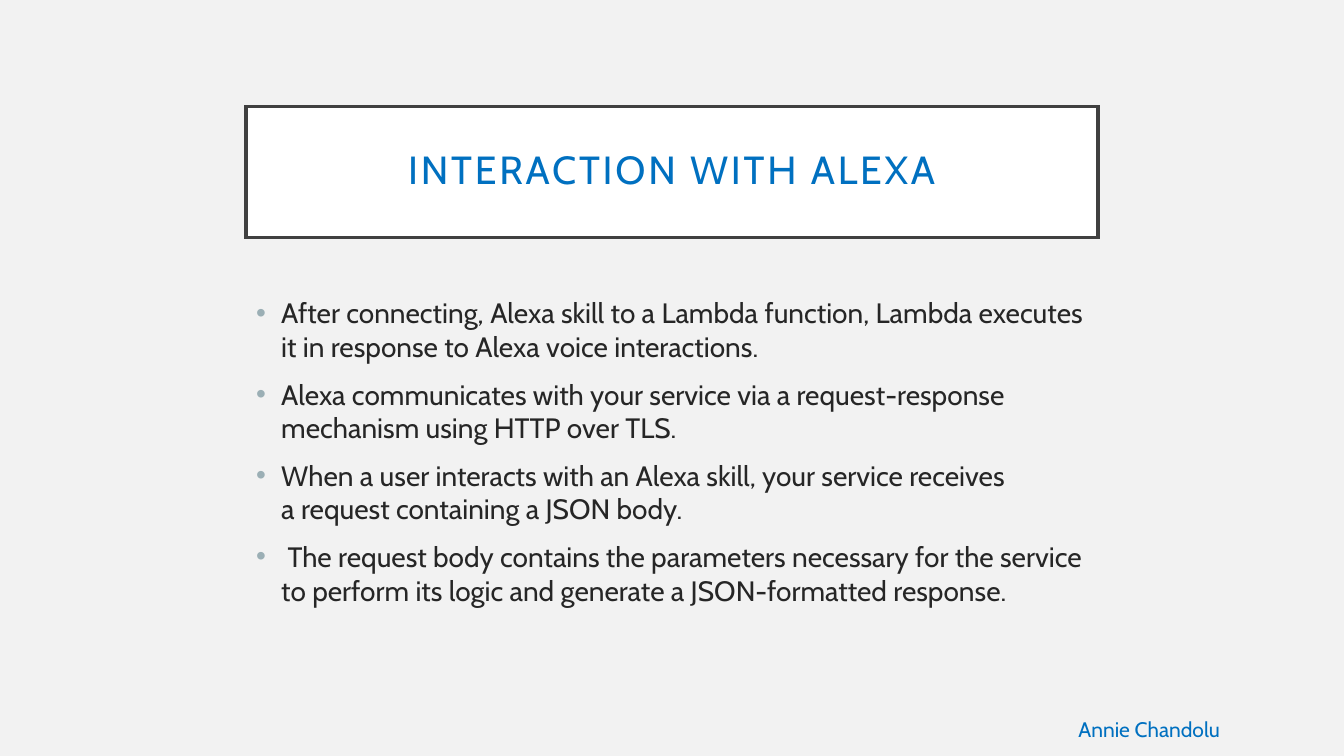
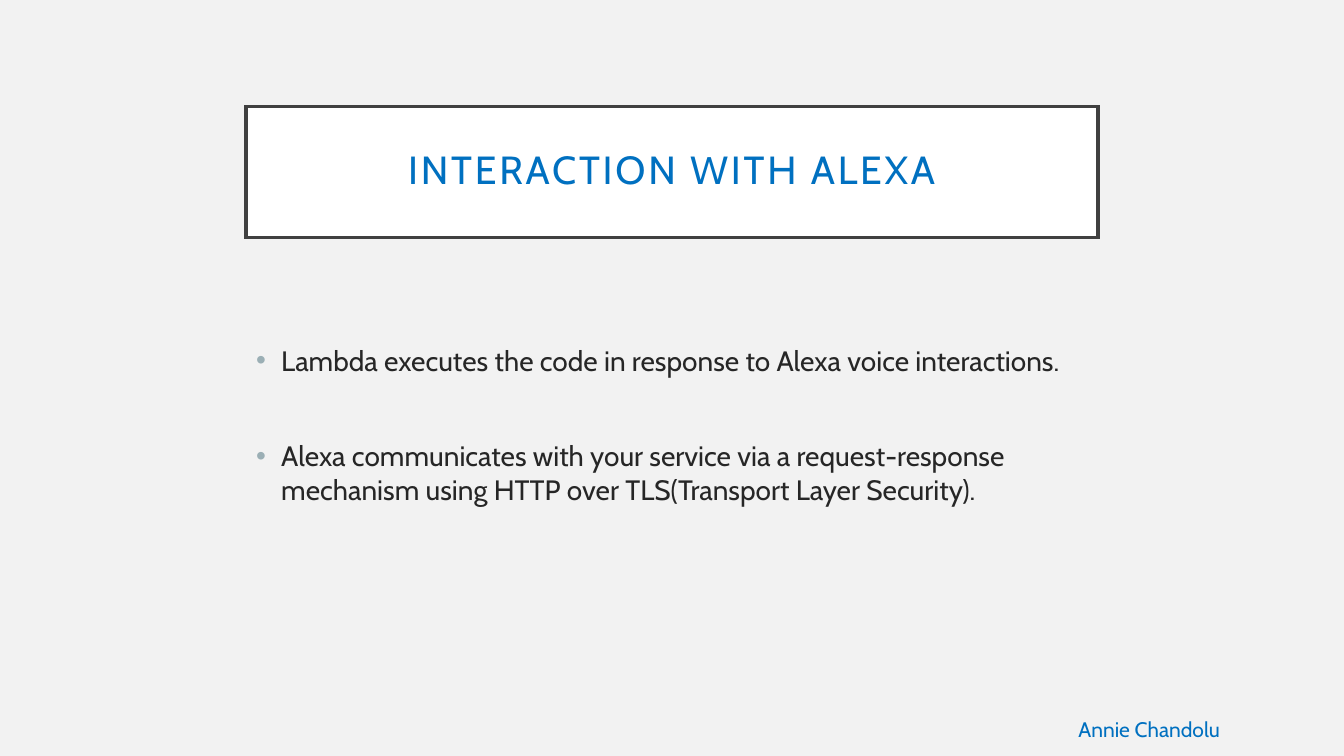
Before and after one commit to alekhyajaddu/alexa-project, a slide deck: slide 14 of Alexa ppt.pptx. Drawn at 1344x756 pixels with LibreOffice and Linux fonts; fonts in the diff are those of the drawing. Boxes give left, top, right and bottom in pixels: in the first picture for what was removed or moved away, otherwise in the second. Text is boxed around its words. In the diff, an @@ line names an element or a change of style, - is before the commit and + after.

Commit message:
Final version of ppt

```diff
--- a/Alexa ppt.pptx
+++ b/Alexa ppt.pptx
@@ text at bbox=[281, 350, 1059, 506]: text changed @@
-• After connecting, Alexa skill to a Lambda function, Lambda executes it in response to Alexa voice interactions.
-• Alexa communicates with your service via a request-response mechanism using HTTP over TLS.
-• When a user interacts with an Alexa skill, your service receives a request containing a JSON body.
-• The request body contains the parameters necessary for the service to perform its logic and generate a JSON-formatted response.
+• Lambda executes the code in response to Alexa voice interactions.
+• Alexa communicates with your service via a request-response mechanism using HTTP over TLS(Transport Layer Security).
```
Also in this commit, not shown: 7 other slides changed.
